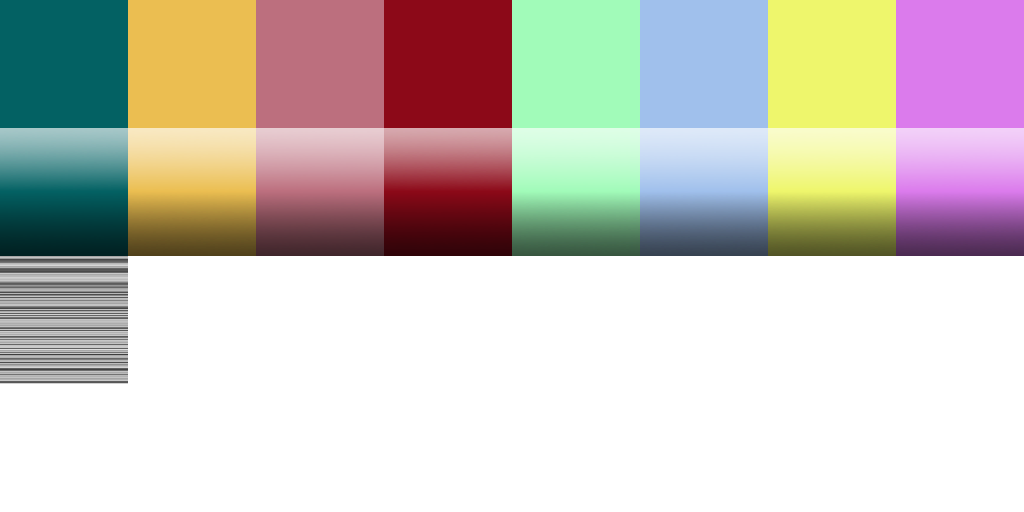
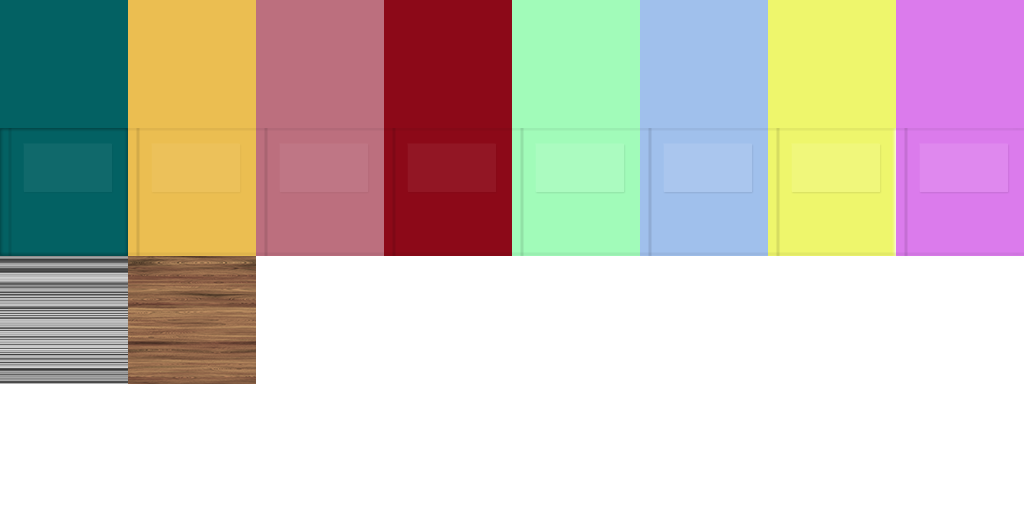
Two versions of the same layered image (w=1024, h=512). Layer-by-layer changes:
hid "gradient", opacity 66% → 33% over [0, 128, 1024, 256]
added layer "cover copy 7" (10%) in group "90s palette copy" over [920, 144, 1008, 192]
added layer "cover copy 6" (10%) in group "90s palette copy" over [792, 144, 880, 192]
added layer "cover copy 5" (10%) in group "90s palette copy" over [664, 144, 752, 192]
added layer "cover copy 4" (10%) in group "90s palette copy" over [536, 144, 624, 192]
added layer "cover copy 3" (5%) in group "90s palette copy" over [408, 144, 496, 192]
added layer "cover copy 2" (5%) in group "90s palette copy" over [280, 144, 368, 192]
added layer "cover copy" (5%) in group "90s palette copy" over [152, 144, 240, 192]
added layer "cover" (5%) in group "90s palette copy" over [24, 144, 112, 192]
added layer "spine copy 7" (20%) in group "90s palette copy" over [904, 128, 908, 256]
added layer "spine copy 6" (20%) in group "90s palette copy" over [776, 128, 780, 256]
added layer "spine copy 5" (20%) in group "90s palette copy" over [648, 128, 652, 256]
added layer "spine copy 4" (20%) in group "90s palette copy" over [520, 128, 524, 256]
added layer "spine copy 3" (20%) in group "90s palette copy" over [392, 128, 396, 256]
added layer "spine copy 2" (20%) in group "90s palette copy" over [264, 128, 268, 256]
added layer "spine copy" (20%) in group "90s palette copy" over [136, 128, 140, 256]
added layer "Layer 2" in group "90s palette copy" over [128, 256, 256, 384]
added layer "bottoms" (10%) in group "90s palette copy" over [0, 252, 1024, 256]
added layer "tops" (10%) in group "90s palette copy" over [0, 128, 1024, 131]
added layer "spine" (20%) in group "90s palette copy" over [8, 128, 12, 256]
added layer "paper shadow" (15%) above "paper" over [0, 256, 128, 384]
